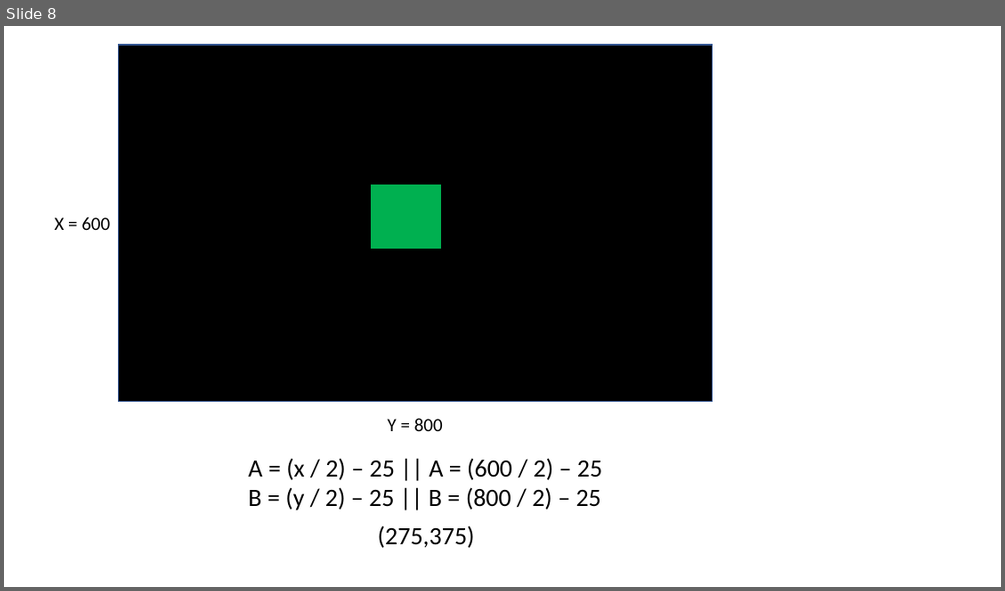
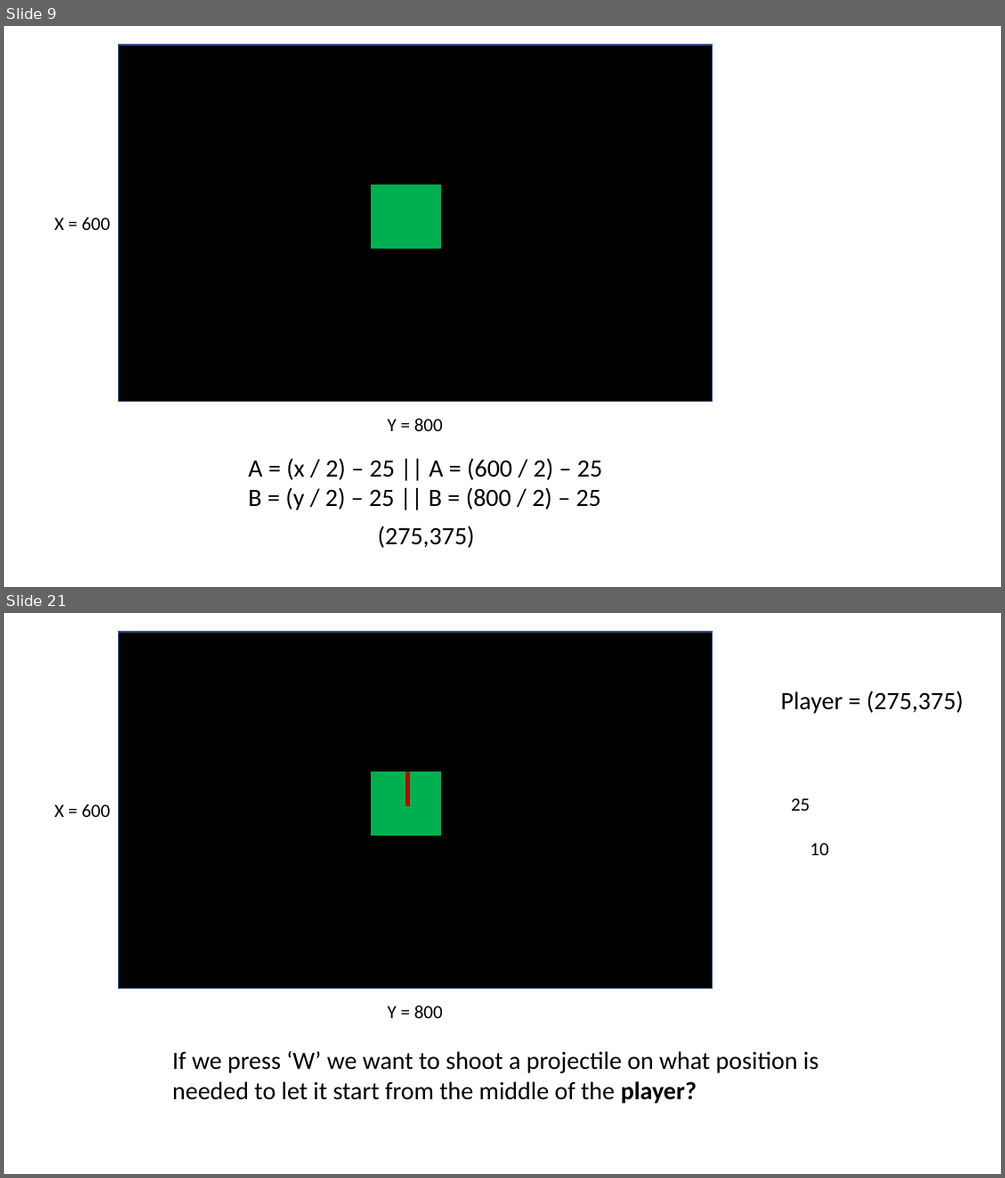
Before and after one commit to JoZonneveld/TCR-python-lessons, a slide deck: Lessons/Jaar 1/Lesson 0 - Game/Building a game.pptx. Shown one above the other, each under a label of ours: slide 8 before the commit, slides 9 and 21 after it; the slides between them are not shown. The pictures are 1005x591 and 1005x1178 pixels, drawn with LibreOffice and Linux fonts; fonts in the diff are those of the drawing; background and template pictures are left out. Boxes give left, top, right and bottom in pixels: in the first picture for what was removed or moved away, otherwise in the second. Text is boxed around its words. In the diff, an @@ line names an element or a change of style, - is before the commit and + after.

```diff
--- a/Lessons/Jaar 1/Lesson 0 - Game/Building a game.pptx
+++ b/Lessons/Jaar 1/Lesson 0 - Game/Building a game.pptx
@@ slide 21 added at (x1=4, y1=613, x2=1001, y2=1174), background #FFFFFF @@
@@ rectangle added at (x1=119, y1=632, x2=712, y2=989), fill #000000, outline #325491 1 pt @@
@@ text added at (x1=781, y1=690, x2=963, y2=714), 24 pt, text #000000 @@
+Player = (275,375)
@@ rectangle added at (x1=372, y1=771, x2=441, y2=835), fill #00B050, outline #00B050 1 pt @@
@@ rectangle added at (x1=405, y1=771, x2=409, y2=806), fill #C00000, outline #C00000 1 pt @@
@@ text added at (x1=791, y1=798, x2=809, y2=811), 18 pt, text #000000 @@
+25
@@ text added at (x1=55, y1=803, x2=110, y2=817), 18 pt, text #000000 @@
+X = 600
@@ text added at (x1=809, y1=843, x2=828, y2=855), 18 pt, text #000000 @@
+10
@@ text added at (x1=388, y1=1005, x2=443, y2=1018), 18 pt, text #000000 @@
+Y = 800
@@ text added at (x1=172, y1=1051, x2=818, y2=1103), 24 pt, text #000000 @@
+If we press ‘W’ we want to shoot a projectile on what position is
+needed to let it start from the middle of the player?
@@ what was slide 8 is now slide 9 @@
```
Also in this commit, not shown: 11 slides changed, 5 other slides added, 1 slide removed.
